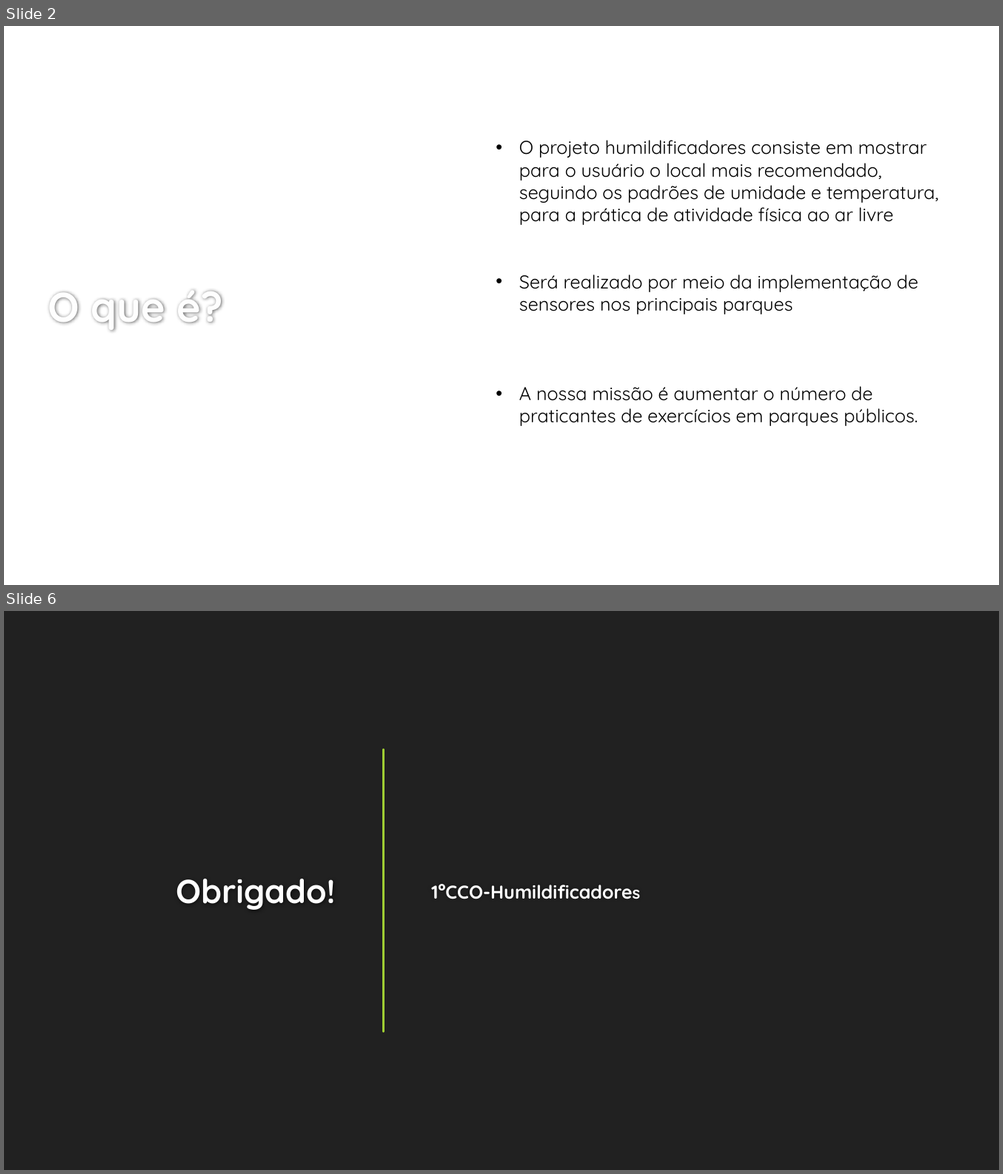
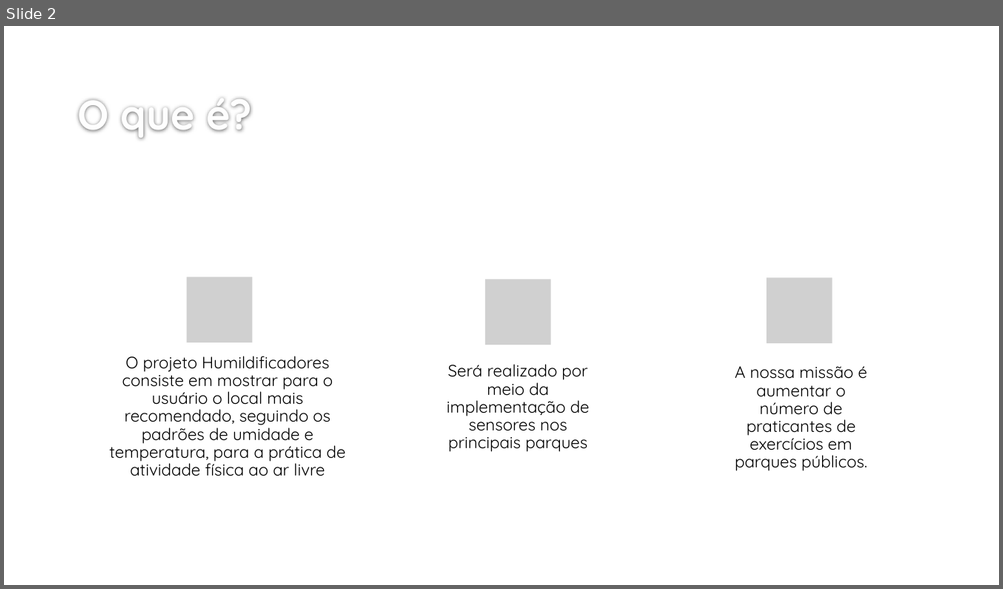
Before and after one commit to BandTec/grupo-05-cco, a slide deck: Apresentação/SPRINT-HUMILDIFICADORES.pptx. Shown one above the other, each under a label of ours: slides 2 and 6 before the commit, slide 2 after it; the slides between them are not shown. The pictures are 1003x1174 and 1003x589 pixels, drawn with LibreOffice and Linux fonts; fonts in the diff are those of the drawing; grey boxes stand for pictures; background and template pictures are left out. Boxes give left, top, right and bottom in pixels: in the first picture for what was removed or moved away, otherwise in the second. Text is boxed around its words. In the diff, an @@ line names an element or a change of style, - is before the commit and + after.

```diff
--- a/Apresentação/SPRINT-HUMILDIFICADORES.pptx
+++ b/Apresentação/SPRINT-HUMILDIFICADORES.pptx
@@ slide 6 removed at box(4, 611, 999, 1170), background #212121 @@
@@ text removed at box(424, 710, 920, 1071) @@
-1ºCCO-Humildificadores
@@ line removed from (383, 750) to (383, 1032) @@
@@ title removed at box(176, 879, 335, 910) @@
-Obrigado!
@@ slide 2 changed as well @@
@@ title "O que é?": place and size @@
-title "O que é?" at box(48, 290, 223, 332)
+title "O que é?" at box(77, 98, 252, 139)
@@ title "O que é?" at box(77, 98, 252, 139): vertical alignment middle to bottom @@
@@ text at box(109, 356, 346, 477): text changed; size 18 to 16 pt @@
-• O projeto humildificadores consiste em mostrar para o usuário o local mais recomendado, seguindo os padrões de umidade e temperatura, para a prática de atividade física ao ar livre
-• Será realizado por meio da implementação de sensores nos principais parques
-• A nossa missão é aumentar o número de praticantes de exercícios em parques públicos.
+O projeto Humildificadores consiste em mostrar para o usuário o local mais recomendado, seguindo os padrões de umidade e temperatura, para a prática de atividade física ao ar livre
@@ group added at box(187, 278, 867, 471): 3 pictures, 2 texts @@
+Será realizado por meio da implementação de sensores nos principais parques
+A nossa missão é aumentar o número de praticantes de exercícios em parques públicos.
```
Also in this commit, not shown: 2 other slides changed, 7 slides added, 2 other slides removed.
